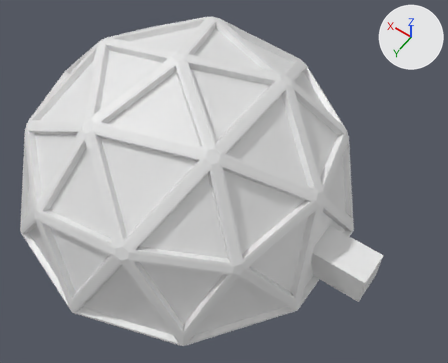
Two versions of the Blender file BlackBox_Engine/res/dome1.blend, one commit apart.
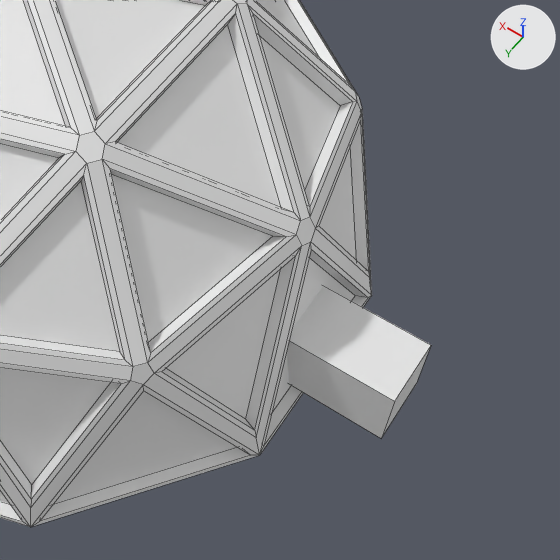
Each version appears first whole from a camera (50 mm lens) standing at (-1.5, 1.74, 2.95) and looking at (-0.33, 0.09, 0.37), and next in a close-up on the part from 37% to 100% of the width and 23% to 100% of the height. Arrows for +X, +Y and +Z are at upper right; the lights stay in place. The close-ups show mesh edges as thin lines.
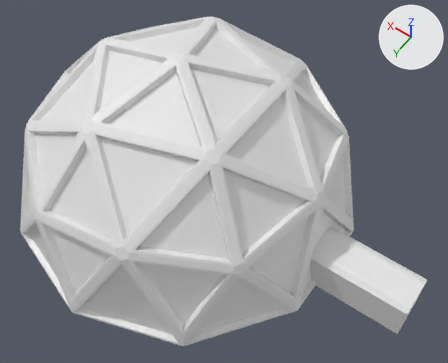
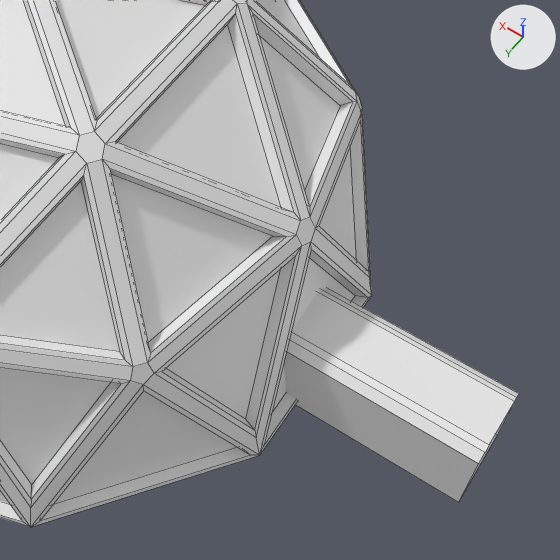
Where the change shows, as pixel boxes (x1, y1, x2, y2) in the close-ups (560 x 560 px):
'Icosphere', reshaped
    before: (0, 0, 431, 527)
    after: (0, 0, 519, 527)
part 1 of me_icosphere, built on
    before: (287, 286, 431, 438)
    after: (284, 288, 519, 502)

What the commit changed:
me_icosphere is used by ob_icosphere; location (0.0, 0.0, 0.0).
me_icosphere had 358 vertices, 357 faces and spanned x -1.2..0.96, y -1.01..1.01, z -0.04..0.99.
me_icosphere now has 366 vertices, 361 faces and spans x -1.44..0.96, y -1.01..1.01, z -0.05..0.99.
Part 1, on me_icosphere:
6 vertices are removed from x -1.2..-0.56, y -0.1..0.1, z 0.0..0.2.
6 faces are deleted.
2 vertices move from x -0.56, y 0.1, z 0.0..0.2 to x -0.56, y -0.12..0.12, z -0.05.
8 vertices are added at x -1.44, y -0.12..0.12, z -0.05..0.2.
6 new vertices lie (0.88, 0.0, 0.0) away from vertices in x -1.44, y -0.12..0.12, z 0.17..0.2.
10 new faces join them.
